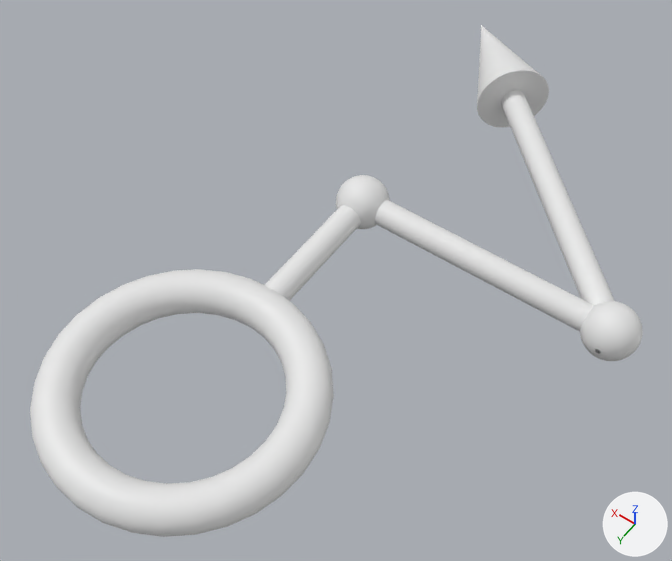
The OBJ model Assets/Modules/Azure/Assets/Arrows/Arrow-061.obj, before and after one commit.
The view is the same before and after, from a 50 mm lens placed at (-1.29, 0.98, 2.54), pointed at (-0.08, -0.72, -0.12). The lights are fixed; the arrows at lower right show +X, +Y and +Z. Where no turn or scale is listed for an object, it has been applied to the vertices. Vertices at the same position are counted once.

Names of what the first picture shows: 'Arrow-061'.
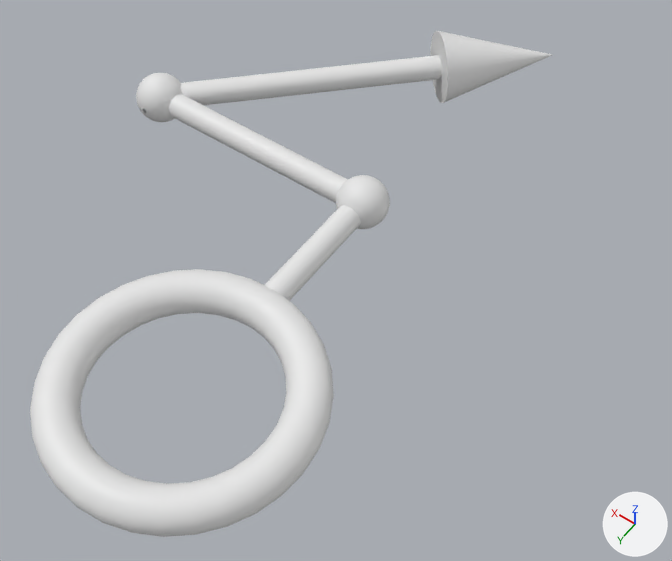
Location of each change, (x1, y1, x2, y2) in pixels of the pictures (672 x 561 px; the box of a moved part takes in the faces that stretch with it):
'Arrow-061', reshaped (15% narrower)
    before: (30, 25, 643, 537)
    after: (30, 31, 552, 537)
part 1 of me_arrow_061, moved or reshaped
    before: (477, 25, 549, 128)
    after: (430, 31, 552, 103)
part 2 of me_arrow_061, added
    after: (136, 73, 182, 122)
part 3 of me_arrow_061, deleted
    before: (580, 301, 643, 361)
part 4 of me_arrow_061, moved or reshaped
    before: (375, 90, 615, 332)
    after: (169, 55, 442, 203)

Patch to the scene script:
```diff
--- a/Assets/Modules/Azure/Assets/Arrows/Arrow-061.obj.py
+++ b/Assets/Modules/Azure/Assets/Arrows/Arrow-061.obj.py
@@ me_arrow_061 @@
 # used by ob_arrow_061; location = (0.0, 0.0, 0.0)
-me_arrow_061.from_pydata(...)  # 3281 vertices, 3143 faces; spans x -1.1..0.47, y -2.18..0.47, z -0.15..0.15
+me_arrow_061.from_pydata(...)  # 3280 vertices, 3143 faces; spans x -0.47..1.1, y -2.18..0.47, z -0.15..0.15
+# me_arrow_061 part 1: the loose piece of 33 vertices spanning x -0.28..0.18, y -2.18..-1.72, z -0.15..0.15 is turned -180 degrees about the y axis through the mesh origin
+# me_arrow_061 part 2: a new loose piece of 1009 vertices spanning x 0.9..1.1, y -1.1..-0.9, z -0.1..0.1
+# me_arrow_061 part 3: the loose piece of 1010 vertices spanning x -1.1..-0.9, y -1.1..-0.9, z -0.1..0.1 is deleted
+# me_arrow_061 part 4
+# 92 vertices are removed from x -1.04..0.04, y -2.04..-0.95, z -0.05..0.05
+# 140 faces are deleted
+# 4 vertices move within x -0.02..0.02, y -1.1..-0.9, z 0.0
+# 42 vertices are added at x -0.04..1.02, y -2.04..-0.98, z -0.05..0.05
+# 32 new vertices lie (1.0, 0.0, 0.0) away from vertices in x 0.0, y -1.05..-0.95, z -0.05..0.05
+# 18 new vertices lie (1.0, 1.0, 0.0) away from vertices in x -0.04..0.04, y -2.04..-1.96, z -0.04..0.04
+# 140 new faces join them
```
